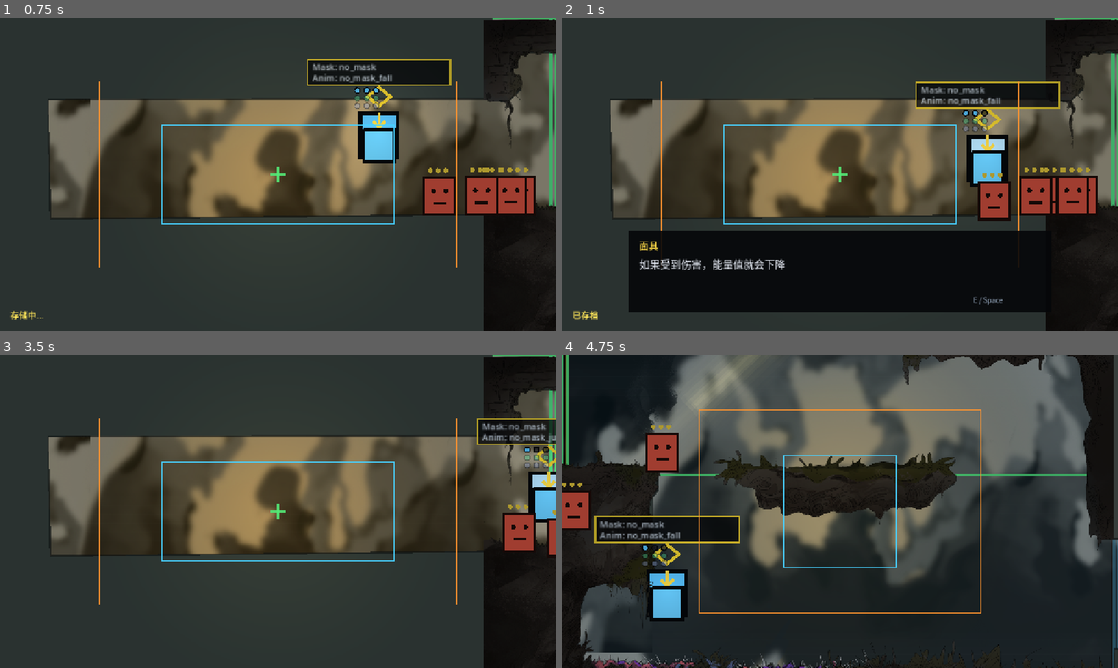
Above: before the commit, frames 1-4 (two rows, left to right).
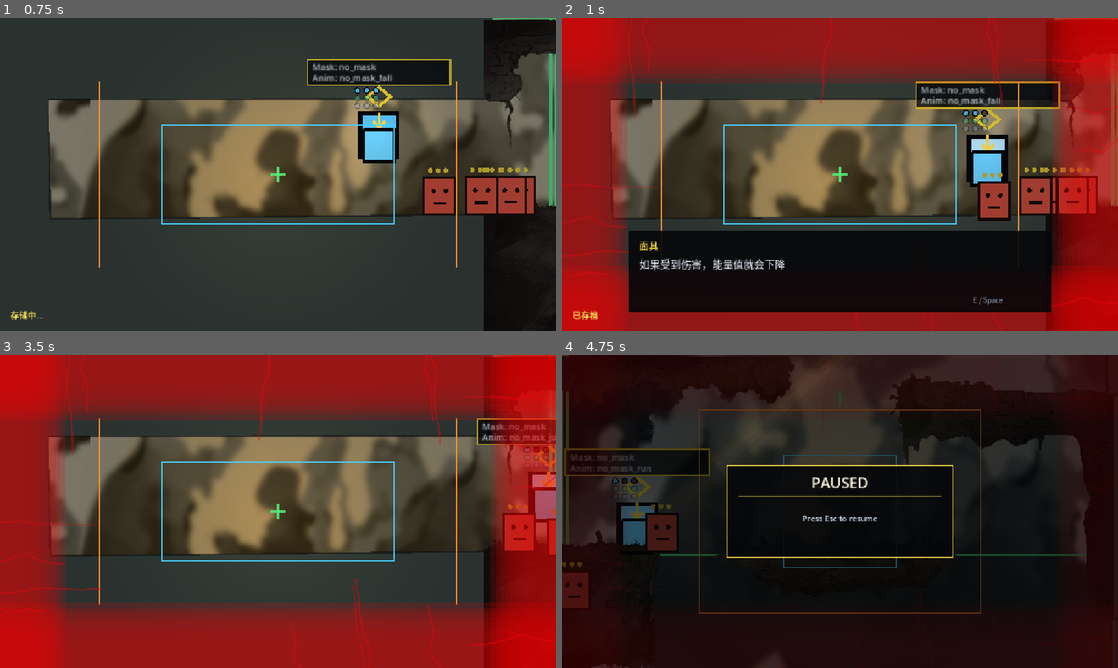
Above: after the commit, the same moments.

Repository: Drichar55555/Eudaimonia
Game: Godot game, scene res://scenes/main.tscn
The game is run twice, just before and just after one commit, with the same random seed, the same clock (stepped at 60 frames per second) and the same inputs.
Inputs (mouse positions are in pixels of both pictures, inside the frame that each line leads up to):
- Up to frame 1 (0.75 s): tap Enter (ui_accept) at 0.5 s; move the mouse to (400, 158) at 0.52 s; hold Right (ui_right) from 0.53 s (still down); hold E from 0.53 s (still down); click (400, 158) at 0.67 s
- Up to frame 2 (1 s): keep holding Right (ui_right); keep holding E; tap Enter (ui_accept) at 0.77 s
- Up to frame 3 (3.5 s): move the mouse to (166, 527) at 1.27 s; release E at 1.28 s; tap E at 1.35, 2.3, 3.05 s; click (166, 527) at 1.42 s; tap Enter (ui_accept) at 1.52, 3.02 s; move the mouse to (333, 442) at 2.02 s; release Right (ui_right) at 2.03 s; hold Left (ui_left) 2.03-2.78 s; hold Space 2.03-2.78 s; click (333, 442) at 2.17 s; move the mouse to (250, 574) at 2.77 s; hold Right (ui_right) from 2.78 s (still down); tap 1 at 2.85 s; click (250, 574) at 2.92 s
- Up to frame 4 (4.75 s): move the mouse to (1006, 558) at 3.52 s; hold 2 3.53-4.28 s; click (1006, 558) at 3.67 s; tap Enter (ui_accept) at 3.77, 4.52 s; tap E at 3.8, 4.55 s; tap Escape at 4.15 s; move the mouse to (673, 464) at 4.27 s; release Right (ui_right) at 4.28 s; hold Left (ui_left) from 4.28 s (still down); tap 3 at 4.35 s; click (673, 464) at 4.42 s

Frame 1 is identical in both runs. In frame 2, 44% of the frame differs, in the area x 0-100%, y 0-100%; in frame 3, 55%; in frame 4, 68%.

Commit message:
Add pause menu and player feedback polish

Diff:
--- a/scenes/main.tscn
+++ b/scenes/main.tscn
@@ -41,6 +41,8 @@
 [ext_resource type="Script" uid="uid://deve56xbj05cq" path="res://scripts/background_light_rays.gd" id="39_background_light_rays"]
 [ext_resource type="Script" uid="uid://8teu508ifaq0" path="res://scripts/sun_light_handle.gd" id="40_sun_light_handle"]
 [ext_resource type="Texture2D" uid="uid://42pbi1cbpnd7" path="res://ArtWorks/editor_sun_handle.png" id="41_editor_sun_handle"]
+[ext_resource type="Script" path="res://scripts/damage_vignette.gd" id="42_damage_vignette"]
+[ext_resource type="Script" path="res://scripts/pause_menu.gd" id="43_pause_menu"]
 
 [sub_resource type="CanvasItemMaterial" id="CanvasItemMaterial_5poiv"]
 blend_mode = 1
@@ -1014,6 +1016,30 @@
 player_path = NodePath("../../Player")
 save_manager_path = NodePath("../../SaveManager")
 camera_path = NodePath("../../Camera2D")
+
+[node name="DamageVignette" type="Control" parent="CanvasLayer" unique_id=1548000000]
+visible = false
+layout_mode = 3
+anchors_preset = 15
+anchor_right = 1.0
+anchor_bottom = 1.0
+grow_horizontal = 2
+grow_vertical = 2
+mouse_filter = 2
+script = ExtResource("42_damage_vignette")
+player_path = NodePath("../../Player")
+
+[node name="PauseMenu" type="Control" parent="CanvasLayer" unique_id=1548000001]
+visible = false
+z_index = 80
+layout_mode = 3
+anchors_preset = 15
+anchor_right = 1.0
+anchor_bottom = 1.0
+grow_horizontal = 2
+grow_vertical = 2
+mouse_filter = 2
+script = ExtResource("43_pause_menu")
 
 [node name="DialogueBox" type="Control" parent="CanvasLayer" unique_id=1547800020]
 visible = false
--- /dev/null
+++ b/scripts/damage_vignette.gd
@@ -0,0 +1,133 @@
+extends Control
+
+@export var player_path: NodePath
+@export_range(0.1, 2.0, 0.05) var flash_strength := 1.0
+@export_range(0.1, 2.0, 0.05) var fade_duration := 0.58
+@export_range(24.0, 320.0, 1.0) var edge_width := 150.0
+@export_range(4, 40, 1) var vein_count := 18
+@export var blood_color := Color(0.92, 0.02, 0.04, 1.0)
+
+var _intensity := 0.0
+var _player: Node
+var _veins: Array[Dictionary] = []
+
+func _ready() -> void:
+	set_anchors_preset(Control.PRESET_FULL_RECT)
+	mouse_filter = Control.MOUSE_FILTER_IGNORE
+	visible = false
+	set_process(false)
+	_build_veins()
+	call_deferred("_connect_player")
+
+func _process(delta: float) -> void:
+	_intensity = move_toward(_intensity, 0.0, delta / maxf(fade_duration, 0.001))
+	visible = _intensity > 0.01
+	set_process(visible)
+	queue_redraw()
+
+func flash(damage: int = 1, _cause: String = "") -> void:
+	var damage_boost := 0.76 + float(maxi(damage, 1)) * 0.22
+	_intensity = clampf(maxf(_intensity, flash_strength * damage_boost), 0.0, 1.0)
+	visible = true
+	set_process(true)
+	queue_redraw()
+
+func _draw() -> void:
+	if _intensity <= 0.01 or size.x <= 1.0 or size.y <= 1.0:
+		return
+	_draw_edge_haze()
+	_draw_blood_veins()
+
+func _connect_player() -> void:
+	if not player_path.is_empty():
+		_player = get_node_or_null(player_path)
+	if _player == null:
+		_player = get_tree().get_first_node_in_group("players")
+	if _player == null or not _player.has_signal("player_damaged"):
+		return
+	var callback := Callable(self, "_on_player_damaged")
+	if not _player.is_connected("player_damaged", callback):
+		_player.connect("player_damaged", callback)
+
+func _on_player_damaged(damage: int, cause: String) -> void:
+	flash(damage, cause)
+
+func _draw_edge_haze() -> void:
+	var layer_count := 10
+	for index in layer_count:
+		var progress := float(index) / float(layer_count)
+		var alpha := pow(1.0 - progress, 1.55) * _intensity * 0.2
+		var band := edge_width * (1.0 - progress * 0.76)
+		var color := Color(blood_color.r, blood_color.g * 0.35, blood_color.b * 0.35, alpha)
+		draw_rect(Rect2(Vector2.ZERO, Vector2(size.x, band)), color)
+		draw_rect(Rect2(Vector2(0.0, size.y - band), Vector2(size.x, band)), color)
+		draw_rect(Rect2(Vector2.ZERO, Vector2(band, size.y)), color)
+		draw_rect(Rect2(Vector2(size.x - band, 0.0), Vector2(band, size.y)), color)
+
+func _draw_blood_veins() -> void:
+	for vein in _veins:
+		_draw_vein(vein)
+
+func _draw_vein(vein: Dictionary) -> void:
+	var edge := int(vein.get("edge", 0))
+	var t := float(vein.get("t", 0.5))
+	var depth_factor := float(vein.get("depth", 0.25))
+	var bend := float(vein.get("bend", 0.0))
+	var wobble := float(vein.get("wobble", 0.0))
+	var base_width := float(vein.get("width", 2.0))
+	var phase := float(vein.get("phase", 0.0))
+
+	var start := Vector2.ZERO
+	var inward := Vector2.ZERO
+	var tangent := Vector2.ZERO
+	match edge:
+		0:
+			start = Vector2(size.x * t, 0.0)
+			inward = Vector2.DOWN
+			tangent = Vector2.RIGHT
+		1:
+			start = Vector2(size.x, size.y * t)
+			inward = Vector2.LEFT
+			tangent = Vector2.DOWN
+		2:
+			start = Vector2(size.x * t, size.y)
+			inward = Vector2.UP
+			tangent = Vector2.RIGHT
+		_:
+			start = Vector2(0.0, size.y * t)
+			inward = Vector2.RIGHT
+			tangent = Vector2.DOWN
+
+	var depth := minf(size.x, size.y) * depth_factor
+	var points := PackedVector2Array()
+	var segment_count := 6
+	for index in segment_count:
+		var progress := float(index) / float(segment_count - 1)
+		var taper := 1.0 - progress
+		var offset := bend * depth * progress + sin(progress * TAU * 1.35 + phase) * wobble * taper
+		points.append(start + inward * depth * progress + tangent * offset)
+
+	var alpha := _intensity * 0.45
+	var color := Color(blood_color.r, blood_color.g, blood_color.b, alpha)
+	draw_polyline(points, color, base_width, true)
+
+	if bool(vein.get("branch", false)):
+		var branch_start := points[2]
+		var branch_end := branch_start + inward * depth * 0.22 - tangent * bend * depth * 0.36
+		draw_line(branch_start, branch_end, Color(blood_color.r, blood_color.g, blood_color.b, alpha * 0.58), maxf(base_width * 0.55, 1.0), true)
+
+func _build_veins() -> void:
+	_veins.clear()
+	var rng := RandomNumberGenerator.new()
+	rng.seed = 244613
+	for index in vein_count:
+		_veins.append({
+			"edge": index % 4,
+			"t": rng.randf_range(0.08, 0.92),
+			"depth": rng.randf_range(0.12, 0.34),
+			"bend": rng.randf_range(-0.16, 0.16),
+			"wobble": rng.randf_range(5.0, 18.0),
+			"width": rng.randf_range(1.2, 3.2),
+			"phase": rng.randf_range(0.0, TAU),
+			"branch": rng.randf() > 0.48,
+		})
--- /dev/null
+++ b/scripts/pause_menu.gd
@@ -0,0 +1,71 @@
+extends Control
+
+@export var title_text := "PAUSED"
+@export var hint_text := "Press Esc to resume"
+@export var panel_color := Color(0.02, 0.025, 0.035, 0.88)
+@export var overlay_color := Color(0.0, 0.0, 0.0, 0.58)
+@export var accent_color := Color(1.0, 0.86, 0.28, 1.0)
+
+var _paused_by_menu := false
+
+func _ready() -> void:
+	process_mode = Node.PROCESS_MODE_ALWAYS
+	set_anchors_preset(Control.PRESET_FULL_RECT)
+	mouse_filter = Control.MOUSE_FILTER_IGNORE
+	visible = false
+	set_process_unhandled_input(true)
+
+func _unhandled_input(event: InputEvent) -> void:
+	var key_event := event as InputEventKey
+	if key_event == null or not key_event.pressed or key_event.echo:
+		return
+	if key_event.keycode != KEY_ESCAPE and key_event.physical_keycode != KEY_ESCAPE:
+		return
+	_toggle_pause()
+	get_viewport().set_input_as_handled()
+
+func _exit_tree() -> void:
+	if _paused_by_menu and get_tree() != null:
+		get_tree().paused = false
+
+func _toggle_pause() -> void:
+	if visible:
+		_resume_game()
+	else:
+		_pause_game()
+
+func _pause_game() -> void:
+	visible = true
+	_paused_by_menu = get_tree() != null and not get_tree().paused
+	if get_tree() != null:
+		get_tree().paused = true
+	queue_redraw()
+
+func _resume_game() -> void:
+	visible = false
+	if _paused_by_menu and get_tree() != null:
+		get_tree().paused = false
+	_paused_by_menu = false
+	queue_redraw()
+
+func _draw() -> void:
+	if size.x <= 1.0 or size.y <= 1.0:
+		return
+	draw_rect(Rect2(Vector2.ZERO, size), overlay_color)
+
+	var panel_size := Vector2(minf(size.x * 0.74, 520.0), 210.0)
+	var panel_position := (size - panel_size) * 0.5
+	var panel_rect := Rect2(panel_position, panel_size)
+	draw_rect(panel_rect, panel_color)
+	draw_rect(panel_rect, Color(accent_color.r, accent_color.g, accent_color.b, 0.82), false, 3.0)
+	draw_line(panel_position + Vector2(28.0, 70.0), panel_position + Vector2(panel_size.x - 28.0, 70.0), Color(accent_color.r, accent_color.g, accent_color.b, 0.55), 2.0, true)
+
+	var font := get_theme_default_font()
+	if font == null:
+		return
+	var title_size := 34
+	var hint_size := 18
+	var title_y := panel_position.y + 52.0
+	var hint_y := panel_position.y + 128.0
+	draw_string(font, Vector2(panel_position.x, title_y), title_text, HORIZONTAL_ALIGNMENT_CENTER, panel_size.x, title_size, Color(0.98, 0.96, 0.86, 1.0))
+	draw_string(font, Vector2(panel_position.x, hint_y), hint_text, HORIZONTAL_ALIGNMENT_CENTER, panel_size.x, hint_size, Color(0.78, 0.84, 0.92, 1.0))
--- a/scripts/player.gd
+++ b/scripts/player.gd
@@ -20,6 +20,11 @@
 @export var air_acceleration: float = 1850.0
 @export var air_deceleration: float = 980.0
 @export var turn_acceleration: float = 4300.0
+@export var can_step_over_small_obstacles := true
+@export_range(0.0, 96.0, 1.0) var max_step_height := 28.0
+@export_range(2.0, 24.0, 1.0) var step_scan_increment := 4.0
+@export_range(4.0, 80.0, 1.0) var floor_probe_forward := 26.0
+@export_range(8.0, 140.0, 1.0) var floor_probe_depth := 72.0
 
 @export_group("Jump")
 @export var jump_velocity: float = -710.0
@@ -134,6 +139,7 @@
 	_apply_horizontal_movement(horizontal_input, on_floor, delta)
 	_apply_jump(jump_released)
 	_apply_gravity(on_floor, jump_down, delta)
+	_try_step_up(horizontal_input, on_floor)
 	_handle_boomerang_throw()
 	_update_throw_point()
 	_update_animation_name()
@@ -575,6 +581,56 @@
 	velocity.y += gravity * gravity_scale * gravity_multiplier * delta
 	velocity.y = minf(velocity.y, max_fall_speed)
 
+func _try_step_up(horizontal_input: float, on_floor: bool) -> bool:
+	if not can_step_over_small_obstacles or max_step_height <= 0.0 or not on_floor:
+		return false
+	if not is_on_wall():
+		return false
+	var direction := signf(horizontal_input)
+	if is_zero_approx(direction):
+		return false
+
+	var body_size := _player_body_size()
+	var step := maxf(step_scan_increment, 1.0)
+	var forward_motion := Vector2(direction * maxf(floor_probe_forward, body_size.x * 0.35), 0.0)
+	while step <= max_step_height:
+		var stepped_transform := global_transform.translated(Vector2(0.0, -step))
+		var blocked_after_step := test_move(stepped_transform, forward_motion)
+		if not blocked_after_step and _has_floor_from_position(global_position + Vector2(direction * floor_probe_forward, -step), body_size):
+			global_position.y -= step
+			return true
+		step += maxf(step_scan_increment, 1.0)
+	return false
+
+func _has_floor_from_position(position: Vector2, body_size: Vector2) -> bool:
+	var cast_start := position + Vector2(0.0, -2.0)
+	var cast_end := cast_start + Vector2(0.0, body_size.y * 0.5 + floor_probe_depth)
+	var space_state := get_world_2d().direct_space_state
+	var query := PhysicsRayQueryParameters2D.create(cast_start, cast_end, _navigation_block_mask())
+	query.exclude = [get_rid()]
+	query.collide_with_areas = false
+	return not space_state.intersect_ray(query).is_empty()
+
+func _navigation_block_mask() -> int:
+	var block_mask := collision_mask & (TERRAIN_LAYER | GHOST_BLOCK_LAYER)
+	return block_mask if block_mask != 0 else TERRAIN_LAYER
+
+func _player_body_size() -> Vector2:
+	var collision_shape := get_node_or_null("CollisionShape2D") as CollisionShape2D
+	if collision_shape == null or collision_shape.shape == null:
+		return Vector2(36.0, 36.0)
+	var shape := collision_shape.shape
+	var scale := Vector2(absf(collision_shape.global_scale.x), absf(collision_shape.global_scale.y))
+	if shape is RectangleShape2D:
+		return (shape as RectangleShape2D).size * scale
+	if shape is CapsuleShape2D:
+		var capsule := shape as CapsuleShape2D
+		return Vector2(capsule.radius * 2.0, capsule.height) * scale
+	if shape is CircleShape2D:
+		var radius := (shape as CircleShape2D).radius
+		return Vector2(radius * 2.0, radius * 2.0) * scale
+	return Vector2(36.0, 36.0) * scale
+
 func _handle_boomerang_throw() -> void:
 	var throw_down := _throw_is_down()
 	var throw_pressed := throw_down and not _throw_was_down
@@ -586,13 +642,10 @@
 	if not throw_pressed or _throw_cooldown_timer > 0.0:
 		return
 
+	if active_boomerang != null and is_instance_valid(active_boomerang):
+		return
+
 	_throw_cooldown_timer = boomerang_cooldown
-
-	if active_boomerang != null and is_instance_valid(active_boomerang):
-		if active_boomerang.has_method("start_return"):
-			active_boomerang.start_return()
-		return
-
 	_throw_boomerang()
 
 func _throw_boomerang() -> void:
Not shown, added: scripts/damage_vignette.gd.uid
Not shown, added: scripts/pause_menu.gd.uid
